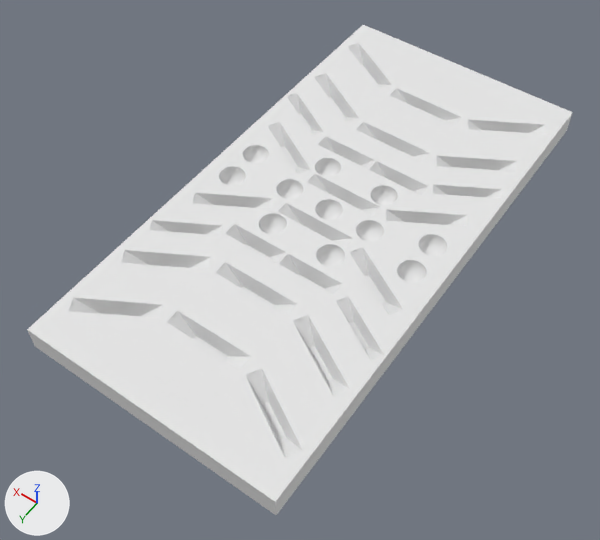
What one commit did to the OBJ model Assets/Prefabs/untitled.obj.
Rendered twice from a 50 mm camera at (-21.9, 34.3, 44.8) aimed at (0.0, 3.6, -3.3). The lights are fixed; the arrows at lower left show +X, +Y and +Z. Where no turn or scale is listed for an object, it has been applied to the vertices.

Names of what the first picture shows: 'Cube_Cube.003'.
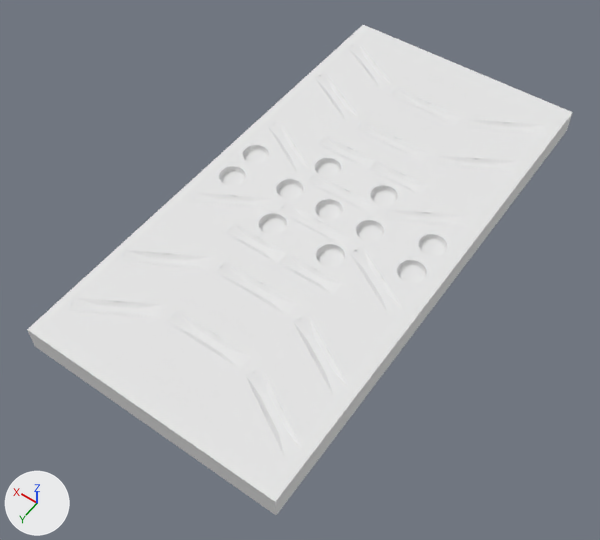
Edits to the bpy script that builds the scene:
```text
Change me_cube_cube_003:
    where me_cube_cube_003.from_pydata(...)  # 3367 vertices, 3097 faces; spans x -10.0..10.0, y -20.0..20.0, z -2.0..0.0
    used by ob_cube_cube_003; location = (0.0, 0.0, 0.0)
    me_cube_cube_003 part 1: 1885 of 3367 vertices moved; they spanned x -8.6..8.6, y -16.4..16.4, z -1.1..-0.6 and now span x -8.6..8.6, y -16.4..16.4, z -0.5..0.0; mean shift (0.0, 0.0, 0.4); largest move (-7.2, -4.3, -1.1) -> (-7.2, -4.3, -0.1)
    me_cube_cube_003 part 2: edges marked sharp go from 6374 to 5672
```

Changed parts and their boxes [x1, y1, x2, y2] in the pictures (600 x 540 px; the box of a moved part takes in the faces that stretch with it):
part 1 of me_cube_cube_003, moved or reshaped
    both: [69, 43, 547, 458]
part 2 of me_cube_cube_003, shading changed
    both: [27, 25, 573, 515]
